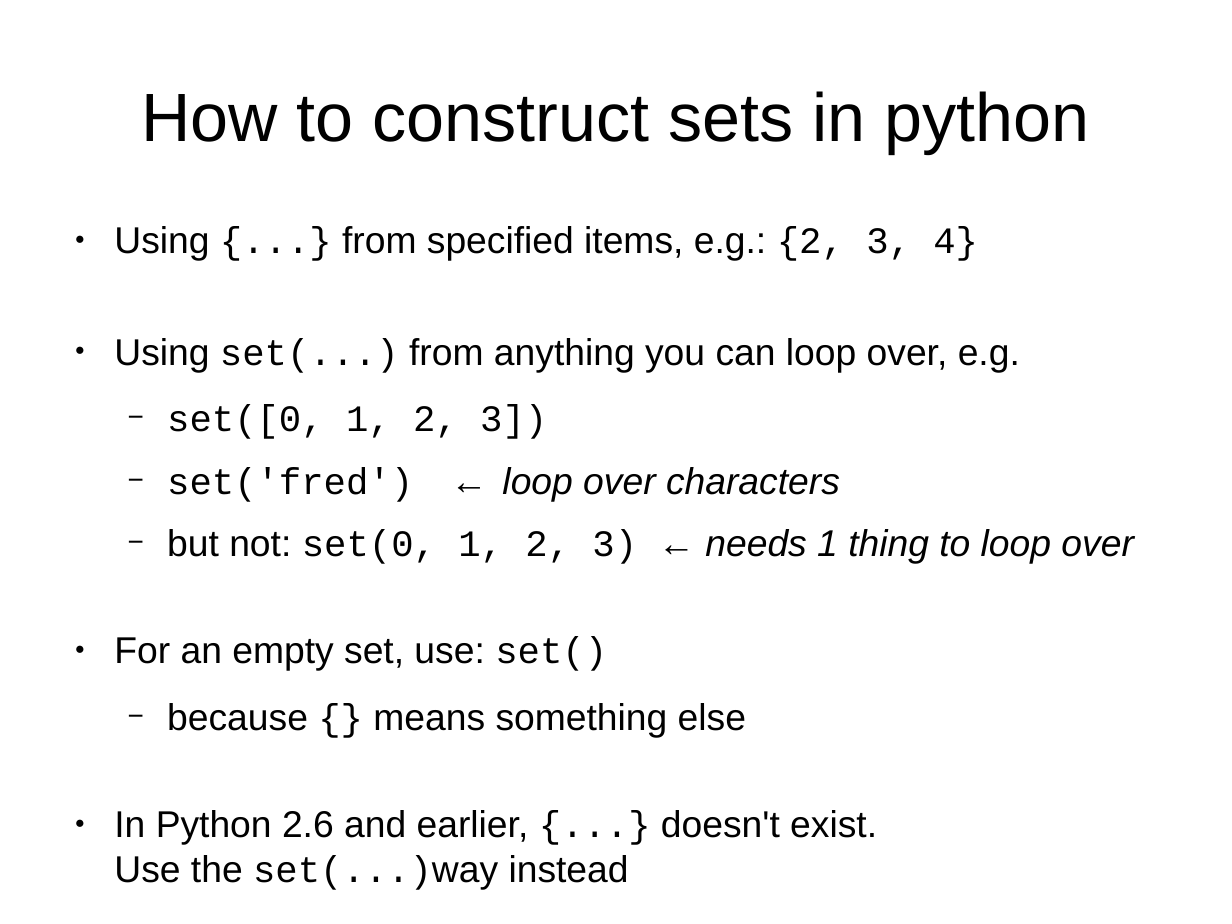
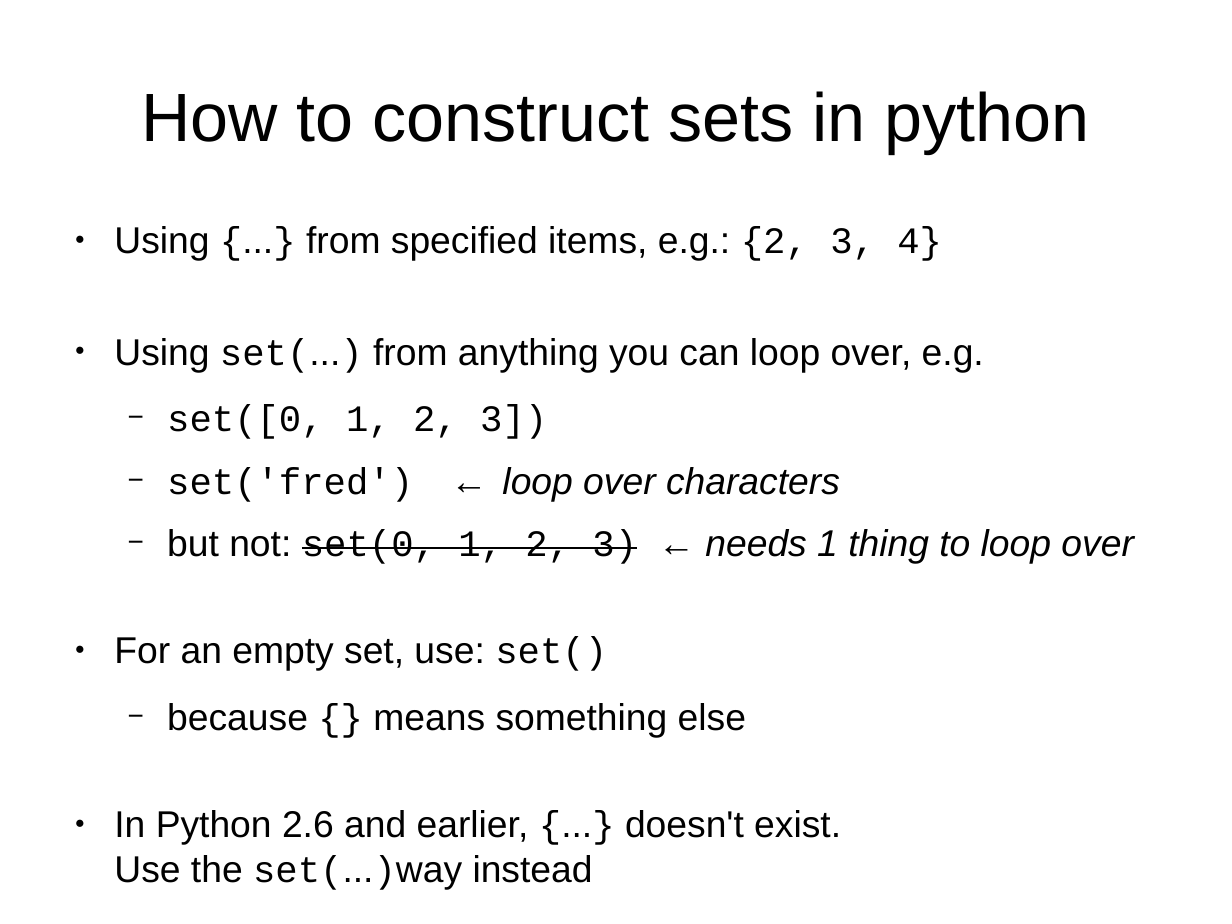
Before and after one commit to alaniwi/ncas-isc, a slide deck: slide 3 of python/presentations/learning_python/18_ceda-sets.odp. Drawn at 1232x924 pixels with LibreOffice and Linux fonts; fonts in the diff are those of the drawing. Boxes give left, top, right and bottom in pixels: in the first picture for what was removed or moved away, otherwise in the second. Text is boxed around its words. In the diff, an @@ line names an element or a change of style, - is before the commit and + after.

Commit message:
further changes to sets talk

```diff
--- a/python/presentations/learning_python/18_ceda-sets.odp
+++ b/python/presentations/learning_python/18_ceda-sets.odp
@@ text at [114, 226, 1133, 890]: font Courier New to Arial in "{...}", "set(...)", "{...} set(...)way"; strikethrough on in "set(0, 1, 2, 3)" @@
```
Also in this commit, not shown: 6 other slides changed, 1 other file.
